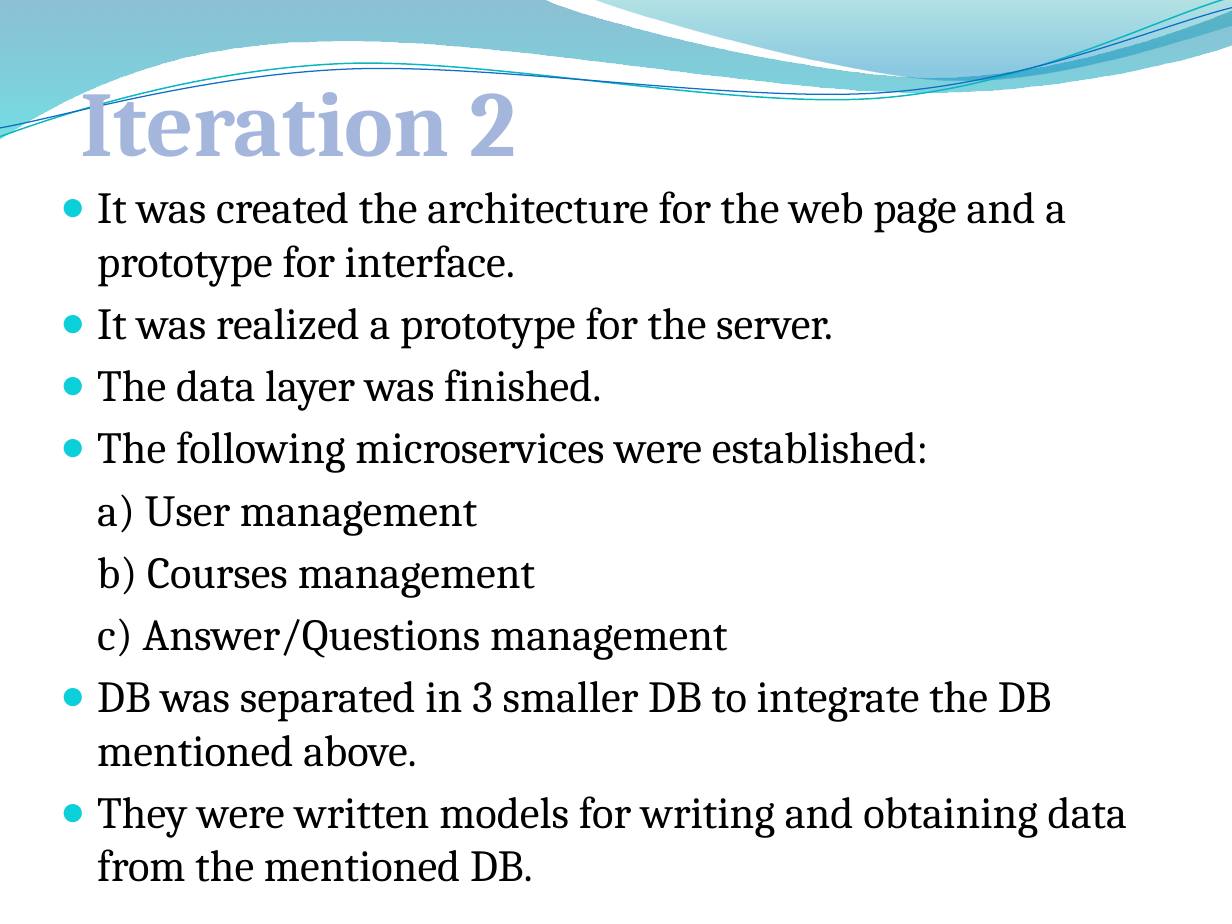
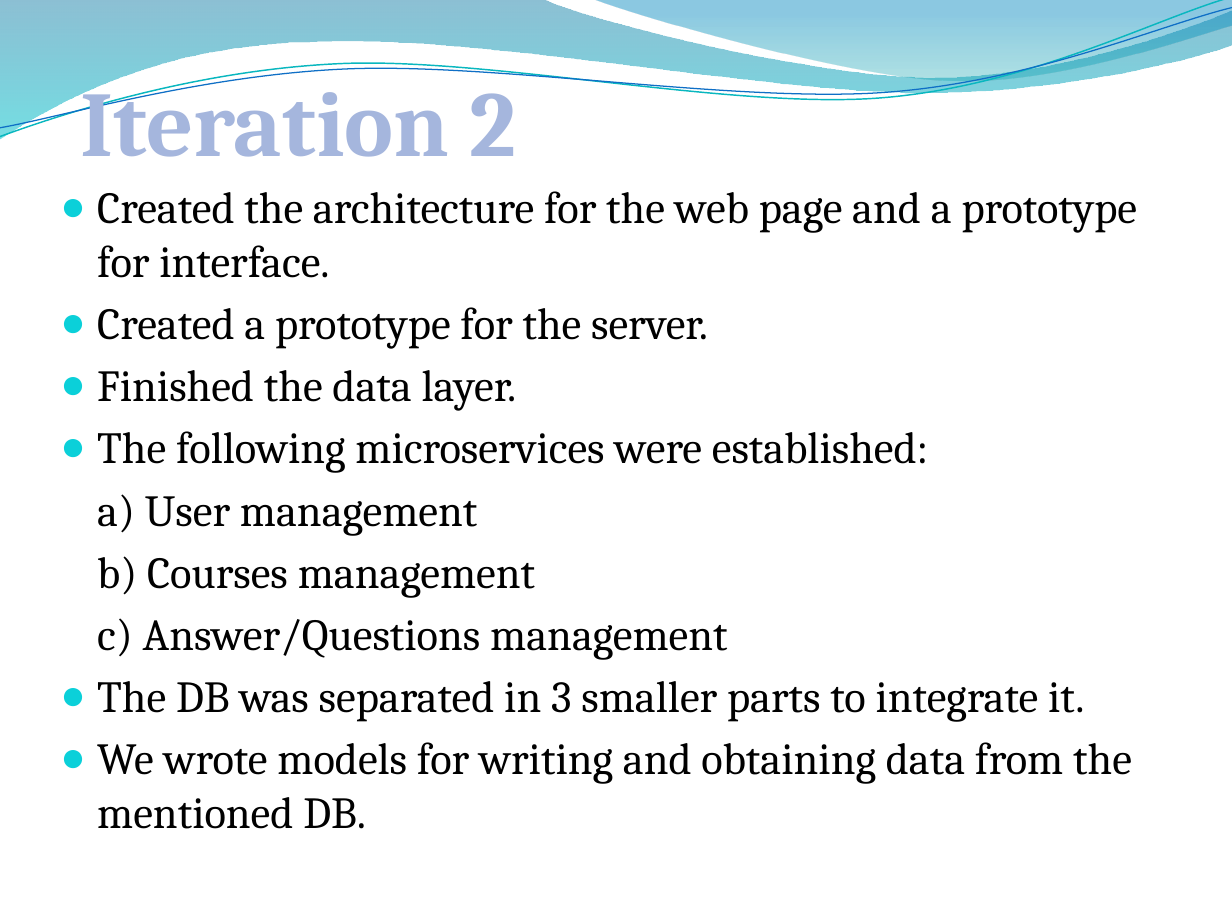
Before and after one commit to chircancristi/-DOTNET-Interactiv-Learning-Management-System, a slide deck: slide 8 of presentation/NET.pptx. Drawn at 1232x924 pixels with LibreOffice and Linux fonts; fonts in the diff are those of the drawing; background and template pictures are left out. Boxes give left, top, right and bottom in pixels: in the first picture for what was removed or moved away, otherwise in the second. Text is boxed around its words. In the diff, an @@ line names an element or a change of style, - is before the commit and + after.

Commit message:
pptx corect format

```diff
--- a/presentation/NET.pptx
+++ b/presentation/NET.pptx
@@ freeform shape at box(0, 0, 1232, 139): outline redrawn @@
@@ freeform shape at box(0, 0, 1232, 144): outline #0AB8BF 0.85 pt to #09B7BF 0.85 pt; outline redrawn @@
@@ freeform shape at box(0, 8, 1232, 137): outline #0F6FC6 0.75 pt to #0F6FC6 0.74 pt; outline redrawn @@
@@ text "Iteration 2" at box(81, 71, 517, 157): text colour gradient #84A9FF to #0B5292 to #A5B6DD, letter outline #FCFCFE 1.4 pt to none @@
@@ text at box(97, 191, 1138, 411): text changed @@
-● It was created the architecture for the web page and a prototype for interface.
-● It was realized a prototype for the server.
-● The data layer was finished.
+● Created the architecture for the web page and a prototype for interface.
+● Created a prototype for the server.
+● Finished the data layer.
@@ text at box(97, 681, 1132, 829): text changed @@
-● DB was separated in 3 smaller DB to integrate the DB mentioned above.
-● They were written models for writing and obtaining data from the mentioned DB.
+● The DB was separated in 3 smaller parts to integrate it.
+● We wrote models for writing and obtaining data from the mentioned DB.
```
Also in this commit, not shown: 10 other slides changed, 1 other file.
